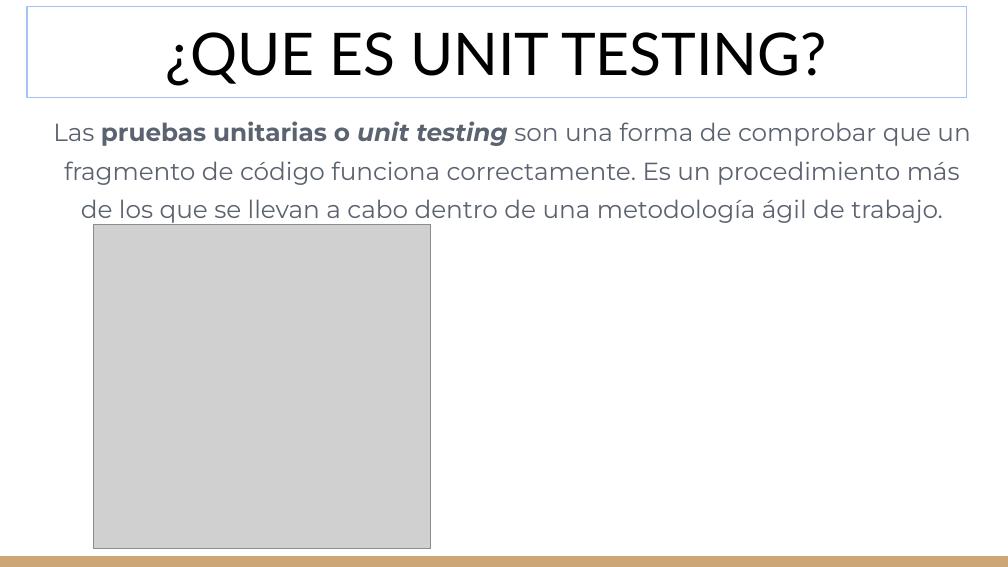
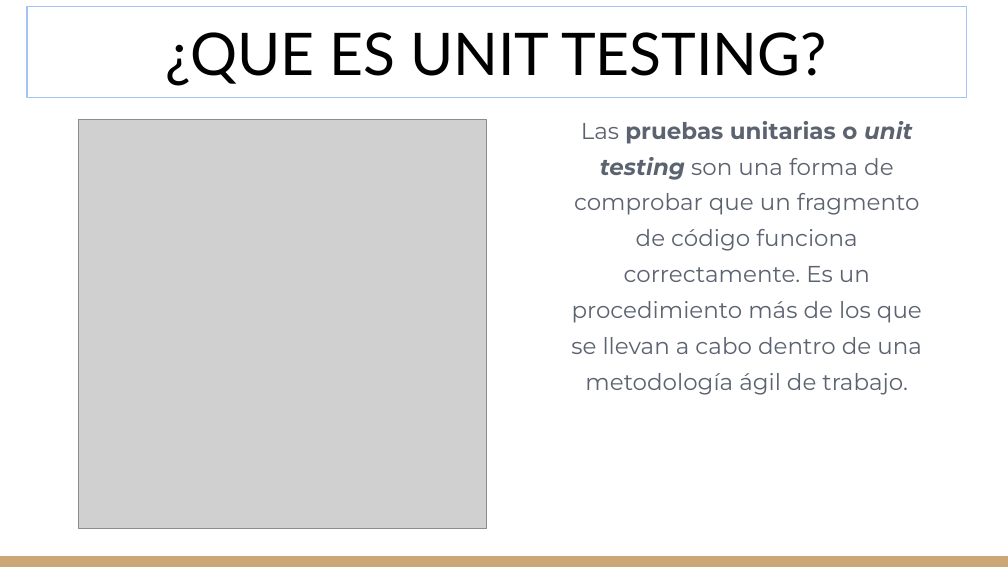
Before and after one commit to gitgamba/.Net-Grupo8, a slide deck: slide 3 of TPS/Unit Testing.pptx. Drawn at 1008x567 pixels with LibreOffice and Linux fonts; fonts in the diff are those of the drawing; grey boxes stand for pictures. Boxes give left, top, right and bottom in pixels: in the first picture for what was removed or moved away, otherwise in the second. Text is boxed around its words. In the diff, an @@ line names an element or a change of style, - is before the commit and + after.

```diff
--- a/TPS/Unit Testing.pptx
+++ b/TPS/Unit Testing.pptx
@@ picture: place and size @@
-picture at (94, 225, 430, 548)
+picture at (79, 119, 487, 528)
@@ text "Las pruebas unitarias o unit ...": place and size @@
-text "Las pruebas unitarias o unit ..." at (53, 121, 970, 223)
+text "Las pruebas unitarias o unit ..." at (571, 121, 922, 395)
@@ text "Las pruebas unitarias o unit ..." at (571, 121, 922, 395): size 17.7 to 16.5 pt @@
```
Also in this commit, not shown: 6 other slides changed.
